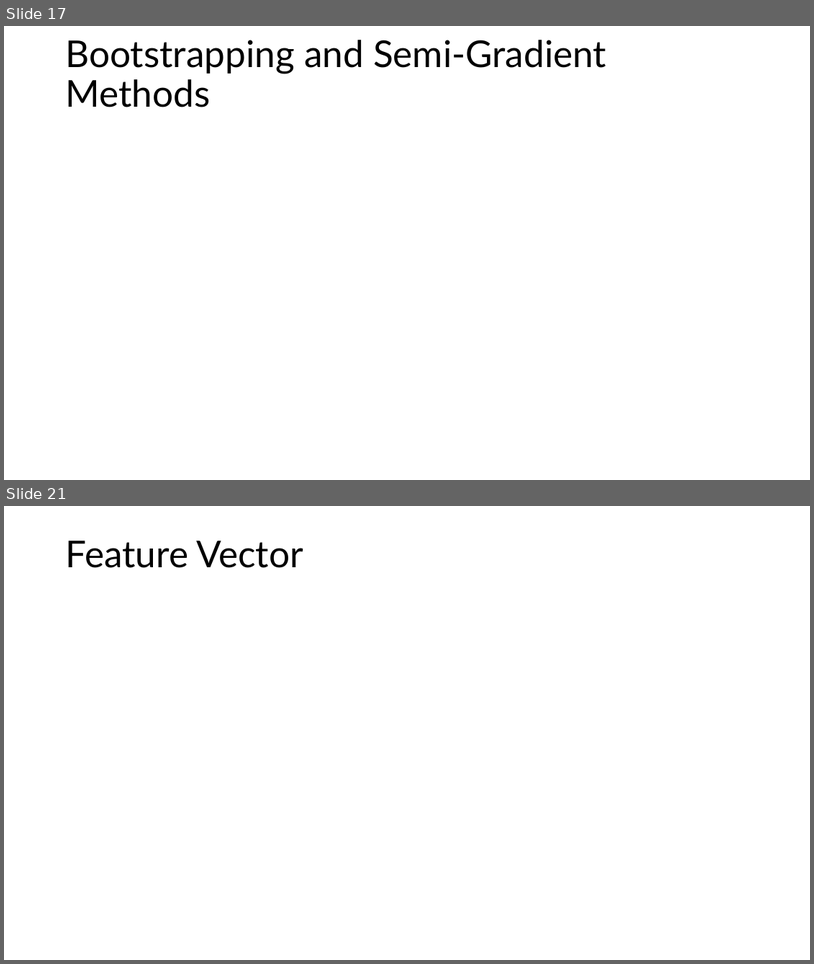
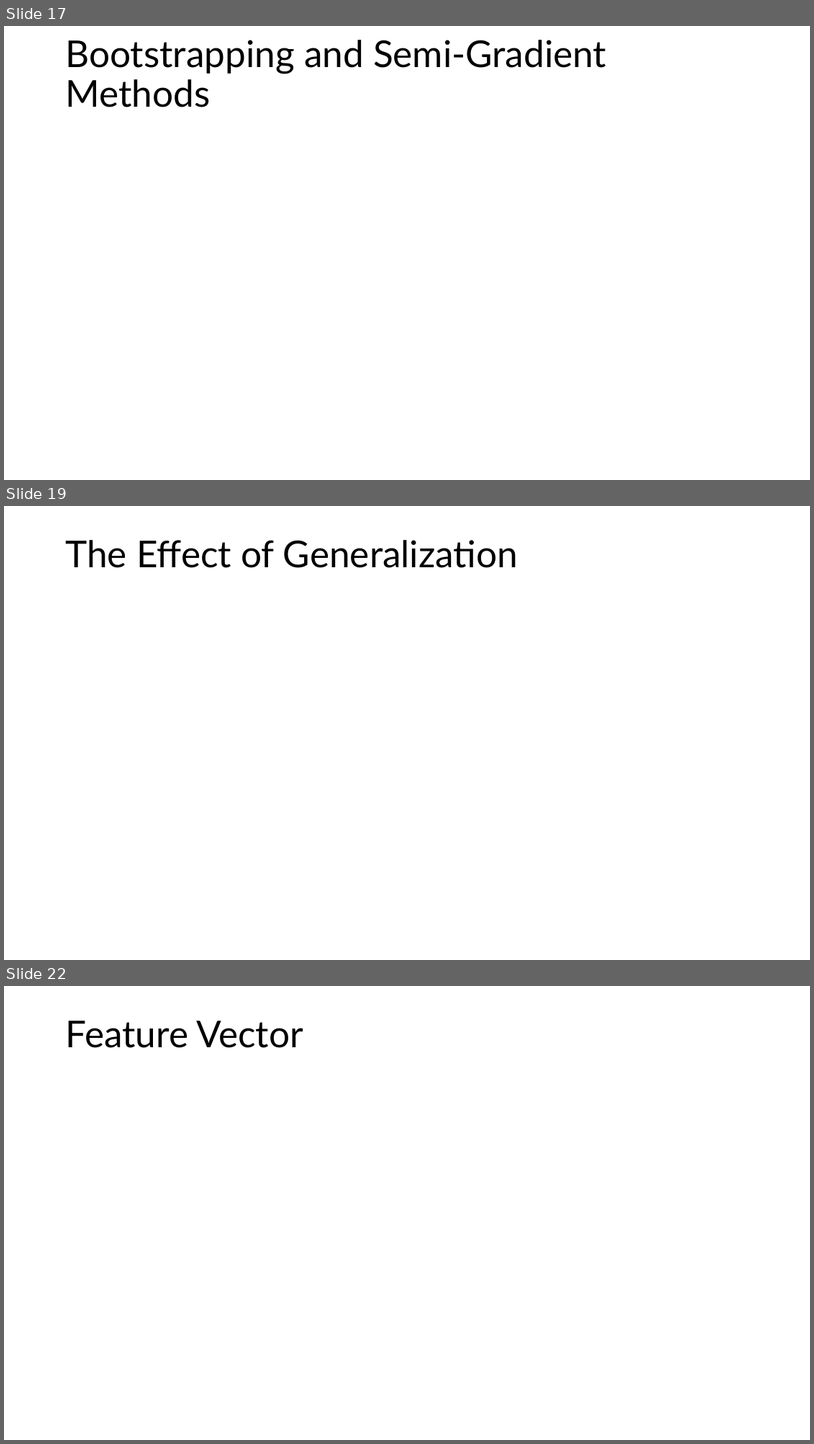
Before and after one commit to mhahsler/Introduction_to_Reinforcement_Learning, a slide deck: slides/Lecture_Chapter09.pptx. Shown one above the other, each under a label of ours: slides 17 and 21 before the commit, slides 17, 19 and 22 after it; the slides between them are not shown. The pictures are 814x964 and 814x1444 pixels, drawn with LibreOffice and Linux fonts; fonts in the diff are those of the drawing; grey boxes stand for pictures. Boxes give left, top, right and bottom in pixels: in the first picture for what was removed or moved away, otherwise in the second. Text is boxed around its words. In the diff, an @@ line names an element or a change of style, - is before the commit and + after.

```diff
--- a/slides/Lecture_Chapter09.pptx
+++ b/slides/Lecture_Chapter09.pptx
@@ slide 19 added at bbox=[4, 506, 810, 960], background #FFFFFF @@
@@ title added at bbox=[65, 540, 518, 568], 44 pt, text #000000 @@
+The Effect of Generalization
@@ what was slide 21 is now slide 22 @@
```
Also in this commit, not shown: 12 slides changed, 1 other slide added, 3 other files.
